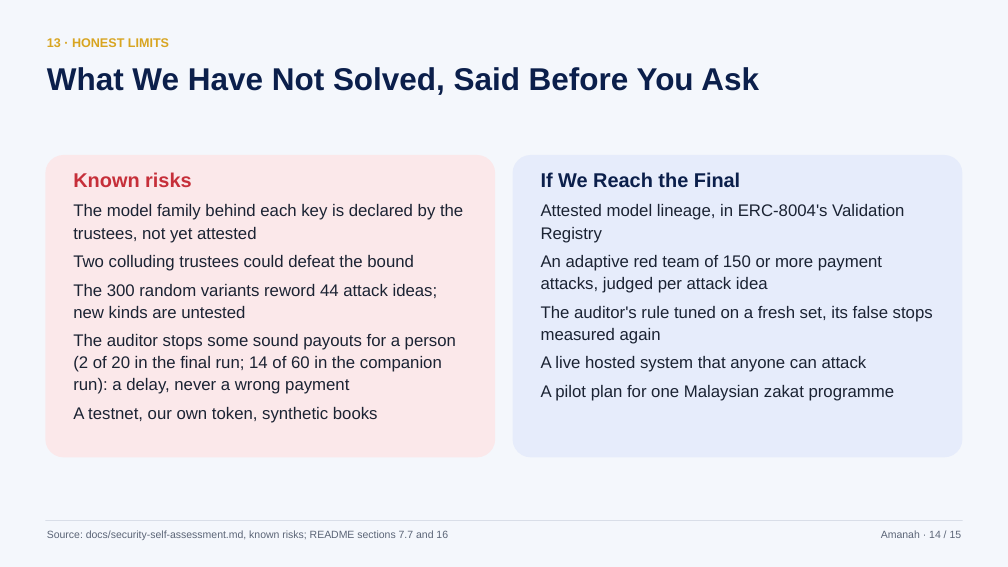
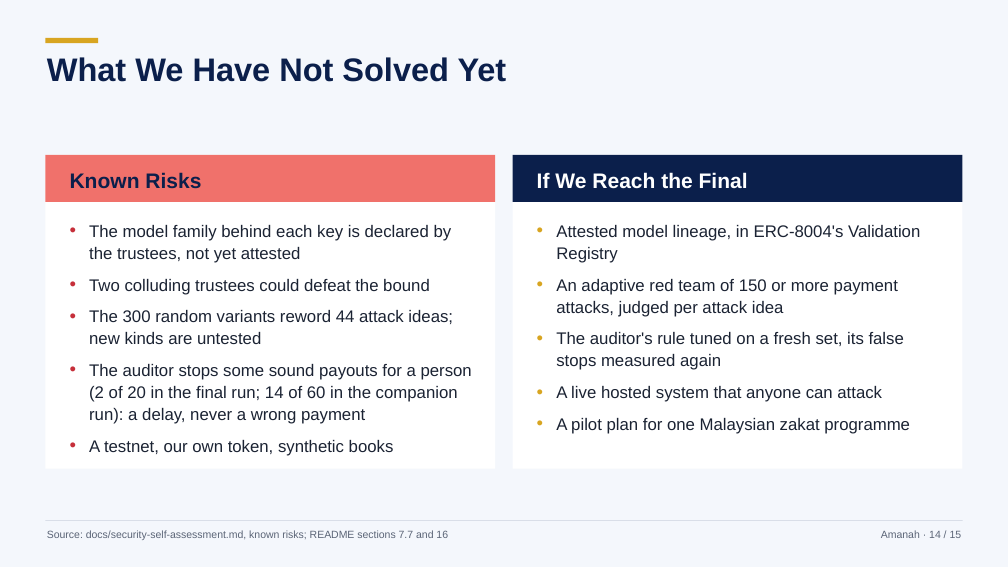
Before and after one commit to hafizmnazman/amanah-wallet, a slide deck: slide 14 of docs/deck/amanah-deck.pptx. Drawn at 1008x567 pixels with LibreOffice and Linux fonts; fonts in the diff are those of the drawing. Boxes give left, top, right and bottom in pixels: in the first picture for what was removed or moved away, otherwise in the second. Text is boxed around its words. In the diff, an @@ line names an element or a change of style, - is before the commit and + after.

```diff
--- a/docs/deck/amanah-deck.pptx
+++ b/docs/deck/amanah-deck.pptx
@@ rectangle added at box(45, 38, 98, 43), fill #D8A521 @@
@@ text at box(47, 57, 507, 82): text changed; size 30 to 31 pt @@
-What We Have Not Solved, Said Before You Ask
+What We Have Not Solved Yet
@@ text removed at box(47, 38, 169, 47) @@
-13 · HONEST LIMITS
@@ rectangle: place and size @@
-rectangle at box(45, 155, 495, 457)
+rectangle at box(45, 155, 495, 469)
@@ rectangle at box(45, 155, 495, 469): rounded rectangle to rectangle; fill #FBE8EA to #FFFFFF @@
@@ rectangle added at box(45, 155, 495, 202), fill #F0716B @@
@@ text added at box(70, 172, 201, 189), 20 pt, text #0B1F4B, bold @@
+Known Risks
@@ text at box(73, 172, 191, 187): paragraph removed @@
-Known risks
@@ rounded rectangle removed at box(513, 155, 963, 457) @@
@@ rectangle added at box(513, 155, 963, 469), fill #FFFFFF @@
@@ rectangle added at box(513, 155, 963, 202), fill #0B1F4B @@
@@ text added at box(537, 172, 748, 189), 20 pt, text #FFFFFF, bold @@
+If We Reach the Final
@@ text at box(541, 172, 740, 187): paragraph removed @@
-If We Reach the Final
@@ text "The model family behind each ...": place and size @@
-text "The model family behind each ..." at box(73, 172, 463, 423)
+text "The model family behind each ..." at box(89, 225, 472, 456)
@@ text "The model family behind each ..." at box(89, 225, 472, 456): bullet none to •; more space between paragraphs @@
@@ text "Attested model lineage, in ERC-8004's ..." at box(556, 225, 920, 434): bullet none to •; more space between paragraphs @@
@@ text "Attested model lineage, in ERC-8004's ...": place and size @@
-text "Attested model lineage, in ERC-8004's ..." at box(541, 172, 933, 401)
+text "Attested model lineage, in ERC-8004's ..." at box(556, 225, 920, 434)
```
Also in this commit, not shown: 14 other slides changed, 2 other files.
